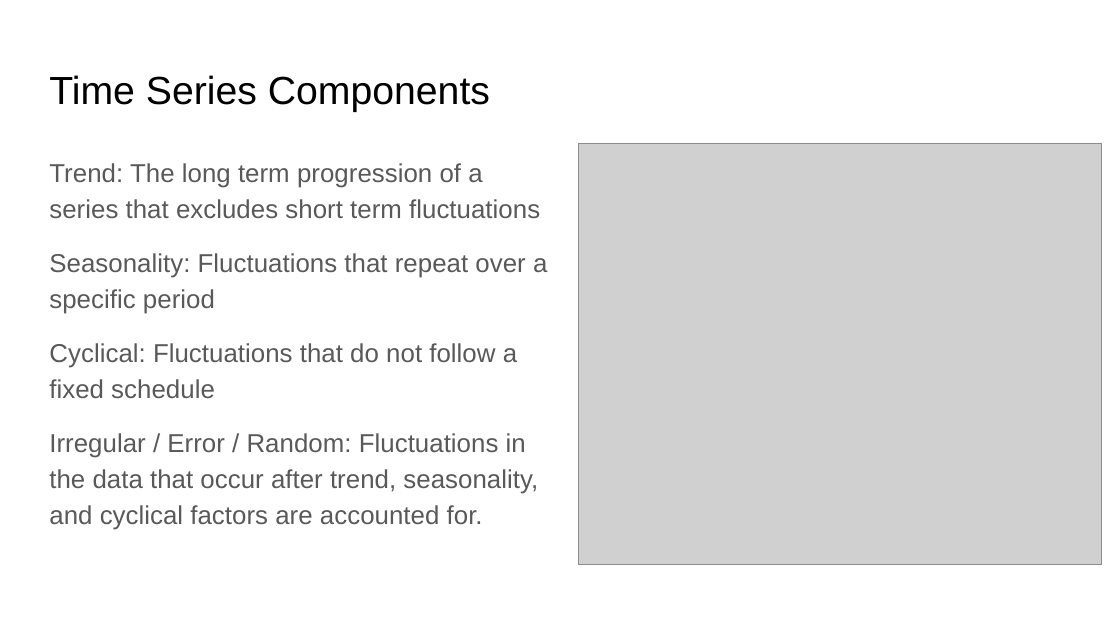
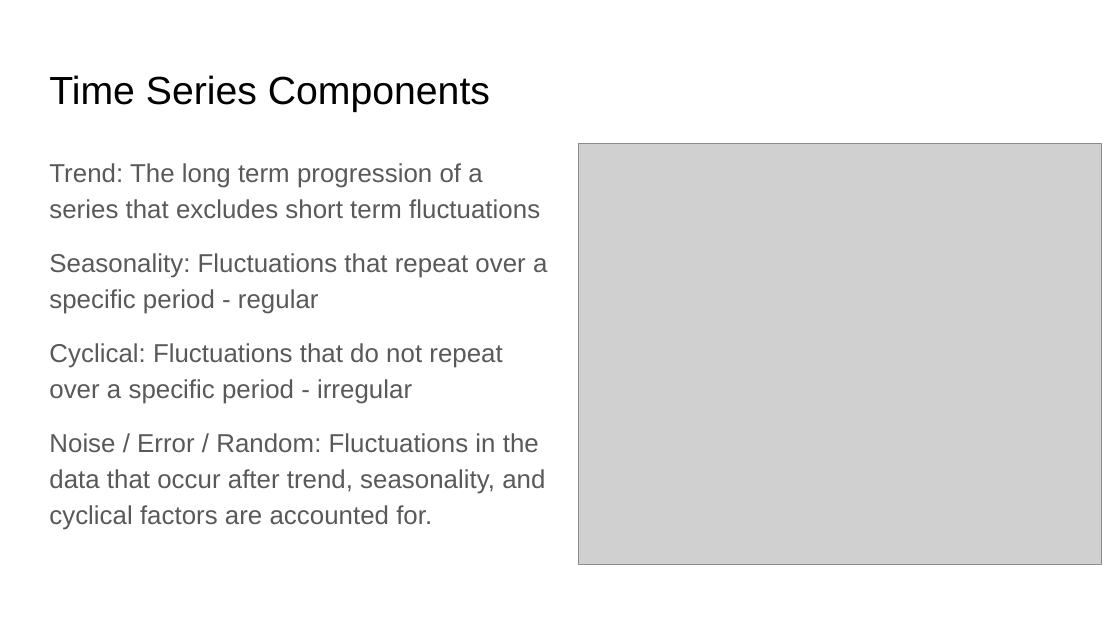
Before and after one commit to rjwrobel86/Python4Statistics, a slide deck: slide 6 of Non-Python Stats Stuff/Slides/Time Series Analysis.pptx. Drawn at 1120x630 pixels with LibreOffice and Linux fonts; fonts in the diff are those of the drawing; grey boxes stand for pictures. Boxes give left, top, right and bottom in pixels: in the first picture for what was removed or moved away, otherwise in the second. Text is boxed around its words. In the diff, an @@ line names an element or a change of style, - is before the commit and + after.

```diff
--- a/Non-Python Stats Stuff/Slides/Time Series Analysis.pptx
+++ b/Non-Python Stats Stuff/Slides/Time Series Analysis.pptx
@@ text at (49,253,547,530): text changed @@
-Seasonality: Fluctuations that repeat over a specific period
-Cyclical: Fluctuations that do not follow a fixed schedule
-Irregular / Error / Random: Fluctuations in the data that occur after trend, seasonality, and cyclical factors are accounted for.
+Seasonality: Fluctuations that repeat over a specific period - regular
+Cyclical: Fluctuations that do not repeat over a specific period - irregular
+Noise / Error / Random: Fluctuations in the data that occur after trend, seasonality, and cyclical factors are accounted for.
```
Also in this commit, not shown: 6 other slides changed, 2 slides added, 1 slide removed, 27 other files.
